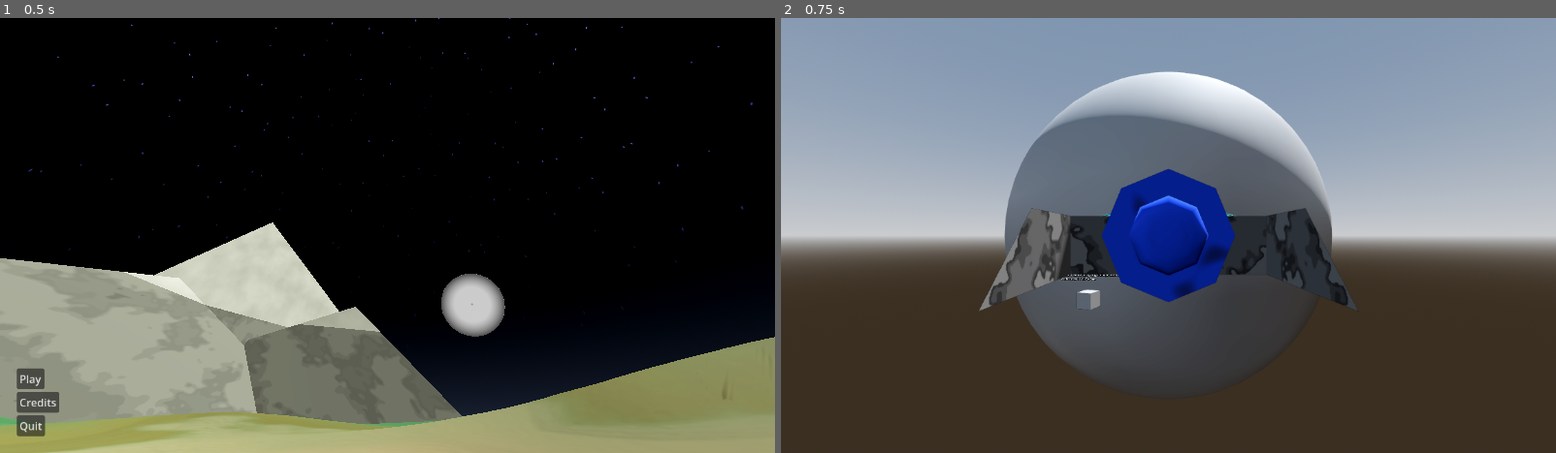
Above: before the commit, frames 1-2 (left to right).
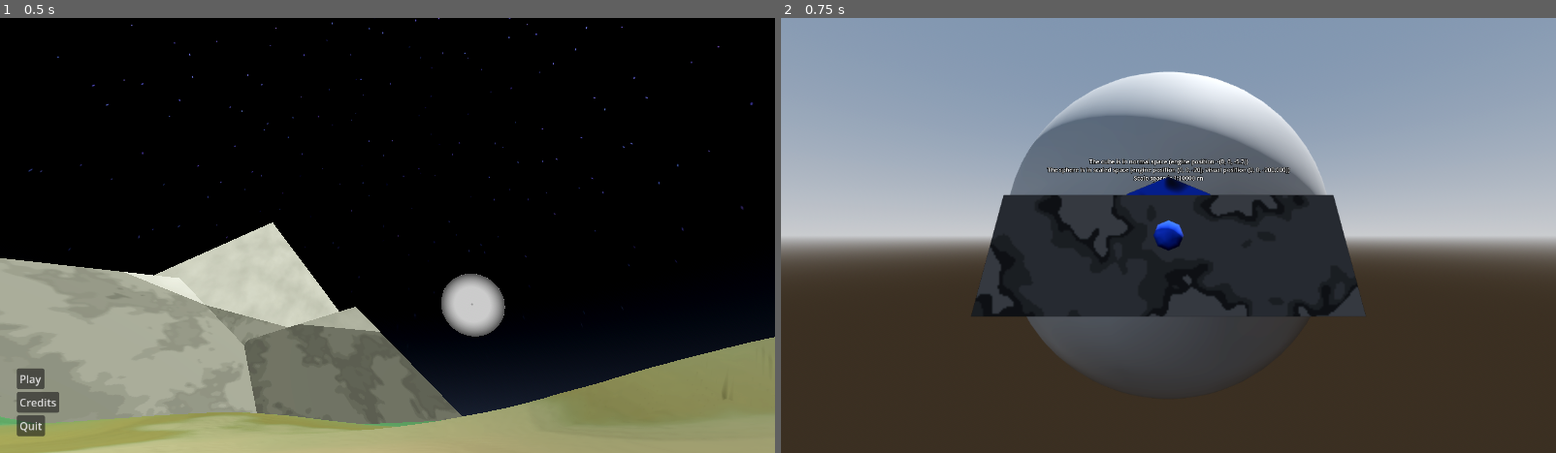
Above: after the commit, the same moments.

Repository: Ortley/black-hole-stars
Game: Godot game, scene res://scene/init.tscn
The game is run twice, just before and just after one commit, with the same random seed, the same clock (stepped at 60 frames per second) and the same inputs.
Inputs:
- Up to frame 1 (0.5 s): no input
- Up to frame 2 (0.75 s): click "Play" at 0.5 s

Frame 1 is identical in both runs. In frame 2, 10% of the frame differs, in the area x 24-76%, y 17-69%.

Commit message:
ugly code v1

Diff:
--- a/project.godot
+++ b/project.godot
@@ -90,6 +90,7 @@
 
 3d/physics_engine="Jolt Physics"
 3d/default_gravity=0.0
+3d/default_angular_damp=0.0
 
 [rendering]
 
--- a/scene/game.tscn
+++ b/scene/game.tscn
@@ -87,18 +87,110 @@
 var intent_pitch: float = 0.0
 var intent_z: float = 0.0
 
-func _process(delta: float) -> void:
+var rcs_matrix: Array[Array]
+var u: Array[float]
+var tally: Array[int]
+var cost: Array[float]
+
+var max_force_scale = 0.0
+var max_rot_scale = 0.0
+
+func _ready() -> void:
+	if target:
+		set_target(target)
+
+func _physics_process(delta: float) -> void:
 	intent_roll = Input.get_axis(\"roll_left\", \"roll_right\")
 	intent_pitch = Input.get_axis(\"test_cam_forward\", \"test_cam_backward\")
 	intent_z = Input.get_axis(\"throttle_decrease\", \"throttle_increase\")
-
-func _physics_process(delta: float) -> void:
-	target.thrusters[0].throttle = clampf(target.thrusters[0].throttle + intent_z * 3 * delta, 0, 1)
-	target.rcs[0].active = intent_roll > 0
-	target.rcs[1].active = intent_roll < 0
-	target.rcs[2].active = intent_pitch > 0
-	target.rcs[3].active = intent_pitch < 0
-
+	solve()
+
+	for r in len(target.rcs):
+		target.rcs[r].throttle = u[r]
+
+
+func solve() -> void:
+	var w = 50
+	var w2: Array = [
+		w * w, w * w, w * w, 1, 1, 1
+	]
+
+	var target_row: Array = [
+		0.0, 0.0, 0.0, 0.0, 0.0, intent_roll#target.rotation.x, target.rotation.y, target.rotation.z + intent_roll * PI * 2
+	]
+	print(target_row)
+
+	var h = [ ]
+	for j in len(rcs_matrix):
+		var s = 0.0
+		for k in 6:
+			s += w2[k] * rcs_matrix[j][k] * rcs_matrix[j][k]
+		h.append(s)
+
+	var resid = target_row.map(func (x): return -x)
+	for j in len(rcs_matrix):
+		for k in 6:
+			resid[k] += rcs_matrix[j][k] * u[j]
+
+	for sweep in 300:
+		var biggest_change = 0.0
+		for j in len(rcs_matrix):
+			if h[j] <= 0:
+				continue
+
+			var g = 0.01 * cost[j]
+			for k in 6:
+				g += w2[k] * rcs_matrix[j][k] * resid[k]
+
+			var new_u = u[j] - g / h[j]
+			new_u = clampf(new_u, 0.0, 1.0)
+
+			var delta = new_u - u[j]
+			if delta != 0.0:
+				for k in 6:
+					resid[k] += rcs_matrix[j][k] * delta
+				u[j] = new_u
+				if abs(delta) > biggest_change:
+					biggest_change = abs(delta)
+		if biggest_change < 1e-6:
+			break
+
+
+func set_target(new: NormalSpaceBody) -> void:
+	if new.is_node_ready():
+		_set_target_inner(new)
+	else:
+		new.ready.connect(_set_target_inner.bind(new))
+
+func _set_target_inner(new: NormalSpaceBody) -> void:
+	max_force_scale = 0.0
+	max_rot_scale = 0.0
+
+	target = new
+	rcs_matrix = []
+	u = []
+	tally = []
+	cost = []
+	for rcs in target.rcs:
+		var force = rcs.basis.z * rcs.magnitude
+		var rot = rcs.position.cross(force)
+		print(is_equal_approx(rcs.basis.z.z, 0.0))
+
+		var row: Array = [
+			force.x, force.y, force.z,
+			rot.x, rot.y, rot.z
+		]
+
+		rcs_matrix.append(row)
+		u.append(0.0)
+		tally.append(0)
+		cost.append(1)
+	if max_force_scale == 0.0:
+		max_force_scale = 1.0
+	if max_rot_scale == 0.0:
+		max_rot_scale = 1.0
+
+	print(rcs_matrix)
 "
 
 [node name="Game" type="Node3D" unique_id=1835963098]
@@ -181,8 +273,6 @@
 cone = true
 
 [node name="Smartmobile" type="RigidBody3D" parent="World/Normal" unique_id=1007455145]
-transform = Transform3D(1, 0, 0, 0, 1, 0, 0, 0, 1, 5, 4, 8)
-mass = 100.0
 center_of_mass_mode = 1
 script = ExtResource("1_5kiuu")
 metadata/_custom_type_script = "uid://bam1jhwo5dvuo"
@@ -216,11 +306,6 @@
 transform = Transform3D(1, 0, 0, 0, 1, 0, 0, 0, 1, 0, -0.049999952, 2.0500002)
 size = Vector3(1.4, 0.3, 3.8)
 
-[node name="CSGBox3D2" type="CSGBox3D" parent="World/Normal/Smartmobile/Model/Hull" unique_id=1436225140]
-transform = Transform3D(1, 0, 0, 0, 1, 0, 0, 0, 1, 0, 0, 3.8500004)
-operation = 2
-size = Vector3(1, 1, 1.3000001)
-
 [node name="CSGBox3D5" type="CSGBox3D" parent="World/Normal/Smartmobile/Model/Hull" unique_id=789529193]
 transform = Transform3D(0.9330128, 0.25881907, 0.25000003, -0.25, 0.9659258, -0.0669873, -0.25881907, 0, 0.96592593, -1.0905867, 0, 3.5119267)
 operation = 2
@@ -280,33 +365,22 @@
 height = 1.25
 cone = true
 
+[node name="CSGBox3D2" type="CSGBox3D" parent="World/Normal/Smartmobile/Model/Hardware" unique_id=1436225140]
+transform = Transform3D(1, 0, 0, 0, 1, 0, 0, 0, 1, 0, 0, 3.8500004)
+operation = 2
+size = Vector3(1, 1, 1.3000001)
+
 [node name="Thruster" type="Node3D" parent="World/Normal/Smartmobile" unique_id=282409661]
 transform = Transform3D(-1, 0, 8.742278e-08, 0, 1, 0, -8.742278e-08, 0, -1, 0, 0, 3)
 script = ExtResource("2_33cqm")
+magnitude = 300.0
 metadata/_custom_type_script = "uid://cpoj2n3nxhl5f"
 
 [node name="RCS" type="Node3D" parent="World/Normal/Smartmobile" unique_id=1718439822]
 transform = Transform3D(1, 0, 0, 0, -4.371139e-08, 1, 0, -1, -4.371139e-08, -2, 0, 0)
+rotation_edit_mode = 2
 script = ExtResource("3_xwcet")
-magnitude = 15.0
-metadata/_custom_type_script = "uid://ci2c07u5enlda"
-
-[node name="RCS2" type="Node3D" parent="World/Normal/Smartmobile" unique_id=1191942399]
-transform = Transform3D(1, 0, 0, 0, -4.371139e-08, 1, 0, -1, -4.371139e-08, 2, 0, 0)
-script = ExtResource("3_xwcet")
-magnitude = 15.0
-metadata/_custom_type_script = "uid://ci2c07u5enlda"
-
-[node name="RCS3" type="Node3D" parent="World/Normal/Smartmobile" unique_id=2121182295]
-transform = Transform3D(1, 0, 0, 0, -4.371139e-08, 1, 0, -1, -4.371139e-08, 0, 0, -3)
-script = ExtResource("3_xwcet")
-magnitude = 15.0
-metadata/_custom_type_script = "uid://ci2c07u5enlda"
-
-[node name="RCS4" type="Node3D" parent="World/Normal/Smartmobile" unique_id=710051876]
-transform = Transform3D(1, 0, 0, 0, -4.371139e-08, -1, 0, 1, -4.371139e-08, 0, 0, -3)
-script = ExtResource("3_xwcet")
-magnitude = 15.0
+magnitude = 1.0
 metadata/_custom_type_script = "uid://ci2c07u5enlda"
 
 [node name="Sign" type="RigidBody3D" parent="World/Normal" unique_id=1846517978]
--- /dev/null
+++ b/script/class/force_source.gd
@@ -0,0 +1,6 @@
+extends Node3D
+class_name ForceSource
+
+@export var magnitude := 0.0
+@export var usage := 0.0
+@export_range(0, 1) var throttle := 0.0
--- a/script/class/normal_space_body.gd
+++ b/script/class/normal_space_body.gd
@@ -7,6 +7,7 @@
 var prev: Vector3
 
 func _ready() -> void:
+	can_sleep = false
 	add_to_group("space_bodies")
 	for child in get_children(true):
 		if child is Thruster:
@@ -26,5 +27,7 @@
 	for thruster in thrusters:
 		apply_force(thruster.magnitude * thruster.global_basis.z * thruster.throttle, thruster.global_position - global_position)
 	for rc in rcs:
-		if rc.active == true:
-			apply_force(rc.magnitude * rc.global_basis.z, rc.global_position - global_position)
+		apply_force(rc.magnitude * rc.global_basis.z * rc.throttle, rc.global_position - global_position)
+		print(rc.throttle)
+		#if rc.active == true:
+			#apply_force(rc.magnitude * rc.global_basis.z, rc.global_position - global_position)
--- a/script/class/rcs.gd
+++ b/script/class/rcs.gd
@@ -4,3 +4,4 @@
 @export var magnitude := 0.0
 @export var usage := 0.0
 @export var active := false
+@export var throttle := 0.0
Not shown, added: script/class/force_source.gd.uid
